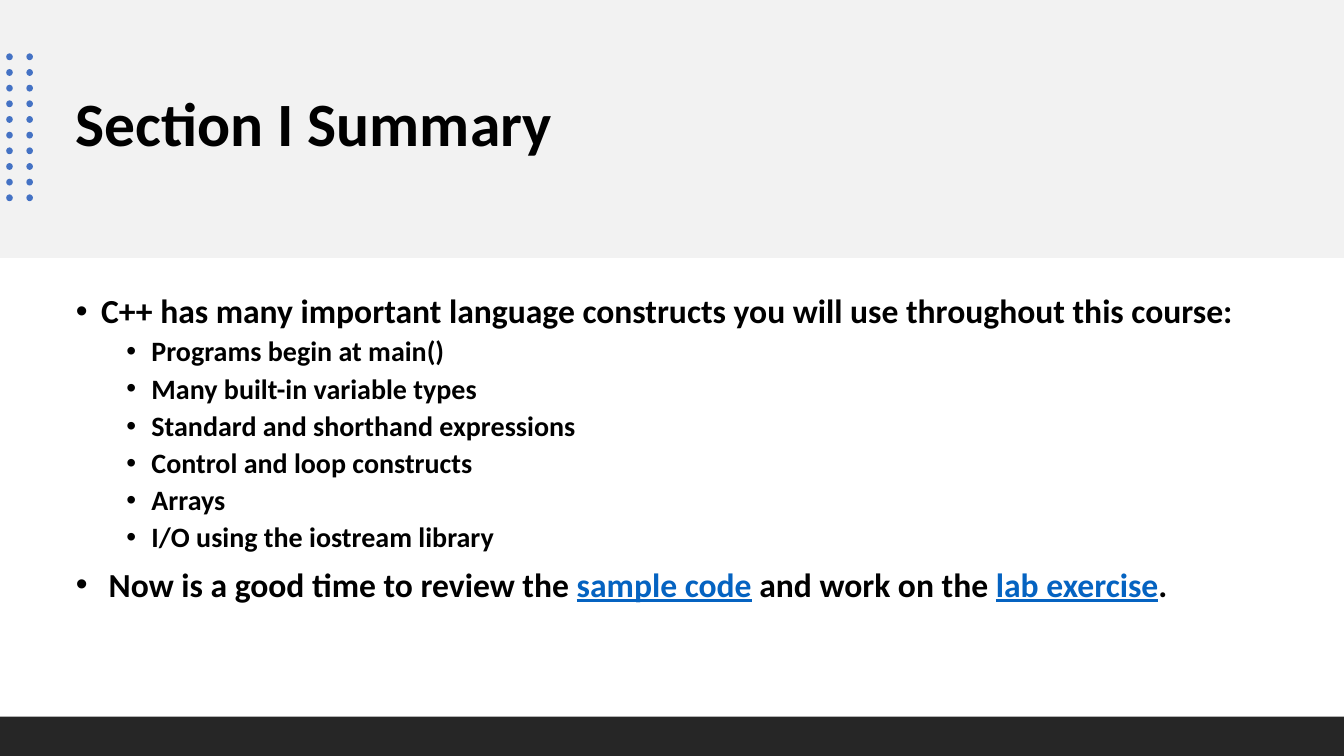
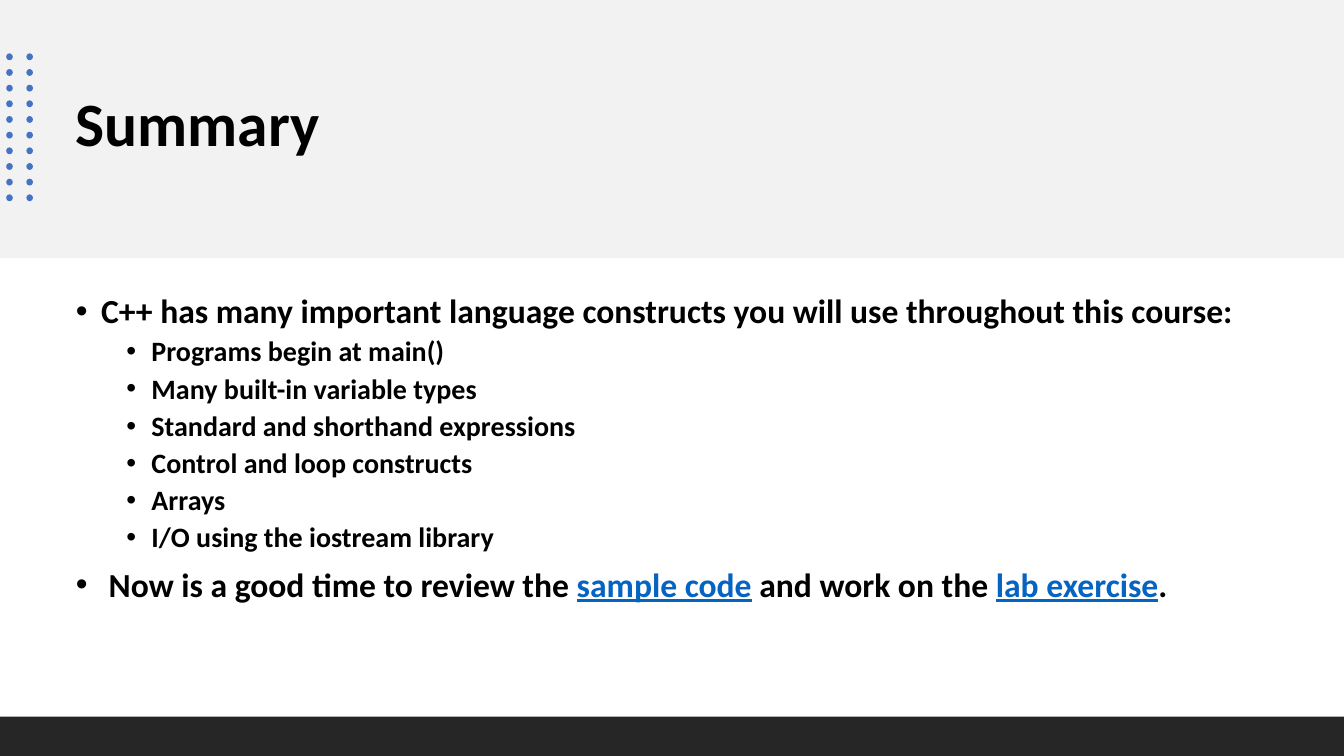
Before and after one commit to andrew-scoppa/cpp-oop, a slide deck: slide 19 of instructor-slides/mod01 C++ Primer & Object Oriented Concepts/Chapter 1.pptx. Drawn at 1344x756 pixels with LibreOffice and Linux fonts; fonts in the diff are those of the drawing. Boxes give left, top, right and bottom in pixels: in the first picture for what was removed or moved away, otherwise in the second. Text is boxed around its words. In the diff, an @@ line names an element or a change of style, - is before the commit and + after.

```diff
--- a/instructor-slides/mod01 C++ Primer & Object Oriented Concepts/Chapter 1.pptx
+++ b/instructor-slides/mod01 C++ Primer & Object Oriented Concepts/Chapter 1.pptx
@@ text at (76,105,320,156): text changed @@
-Section I Summary
+Summary
```
Also in this commit, not shown: 4 other slides changed, 1 other file.
